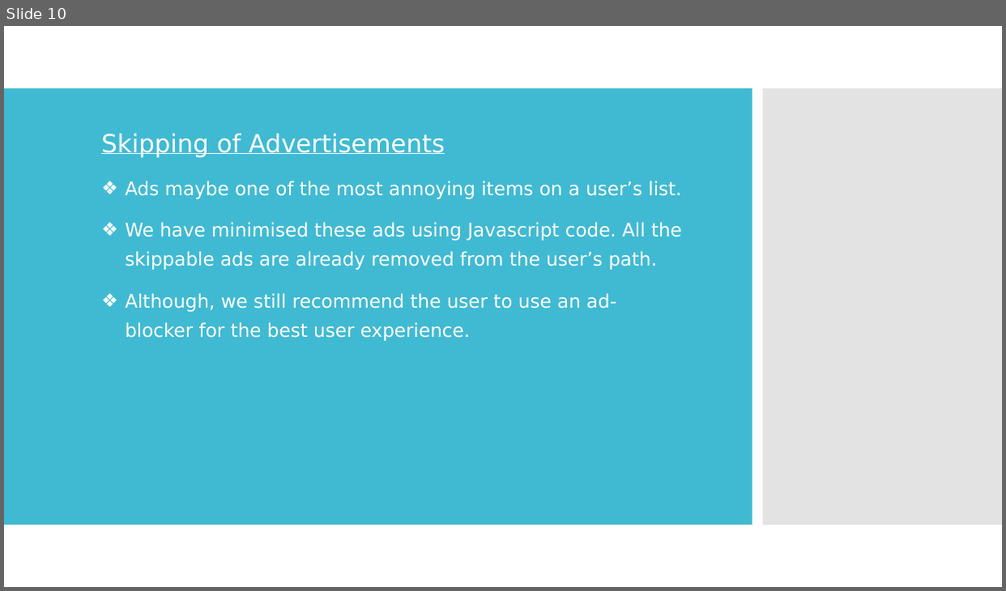
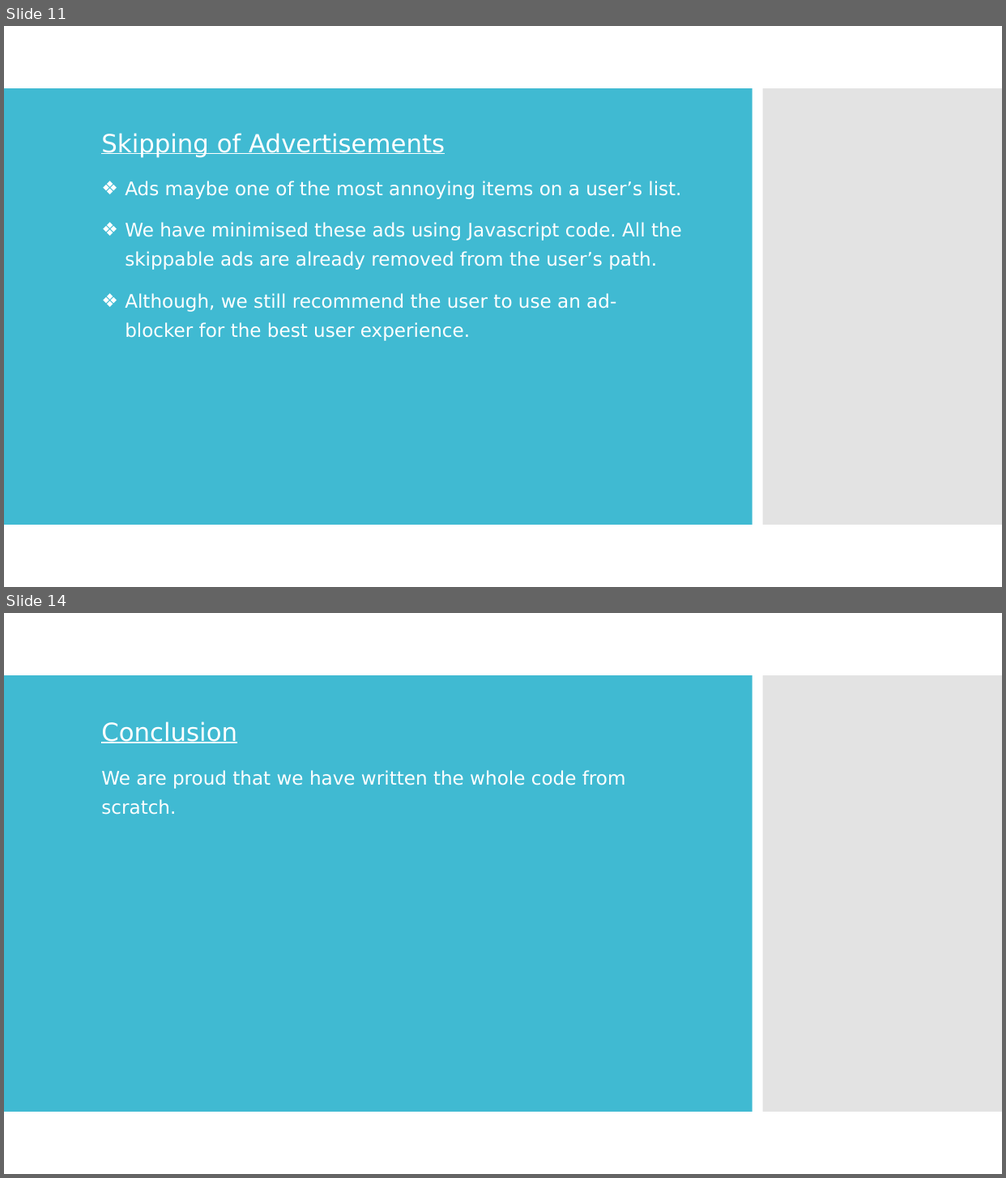
Before and after one commit to gjain-7/Misc-6-Infinity-Remote, a slide deck: Presentation1.pptx. Shown one above the other, each under a label of ours: slide 10 before the commit, slides 11 and 14 after it; the slides between them are not shown. The pictures are 1006x591 and 1006x1178 pixels, drawn with LibreOffice and Linux fonts; fonts in the diff are those of the drawing. Boxes give left, top, right and bottom in pixels: in the first picture for what was removed or moved away, otherwise in the second. Text is boxed around its words. In the diff, an @@ line names an element or a change of style, - is before the commit and + after.

```diff
--- a/Presentation1.pptx
+++ b/Presentation1.pptx
@@ slide 14 added at [4, 613, 1002, 1174], background #FFFFFF; not listed: 2 template elements that a slide beside it also shows @@
@@ subtitle added at [101, 722, 626, 815], 18 pt, text #FFFFFF @@
+Conclusion
+We are proud that we have written the whole code from scratch.
@@ what was slide 10 is now slide 11 @@
```
Also in this commit, not shown: 4 slides changed, 2 other slides added.
